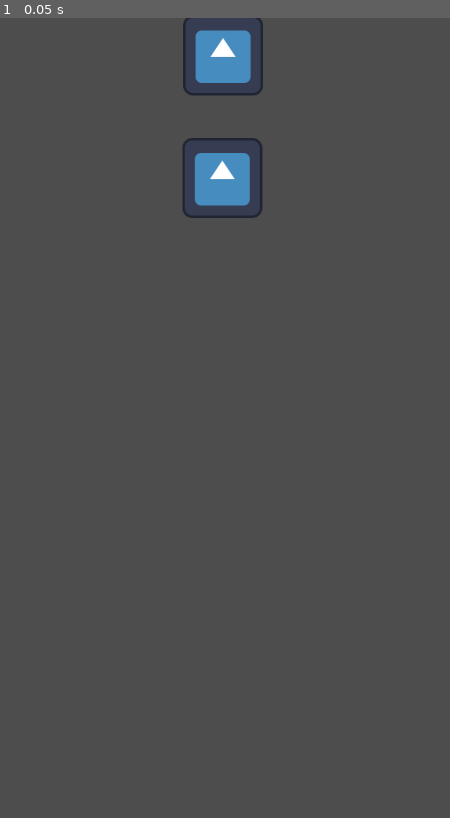
Above: before the commit, frame 1.
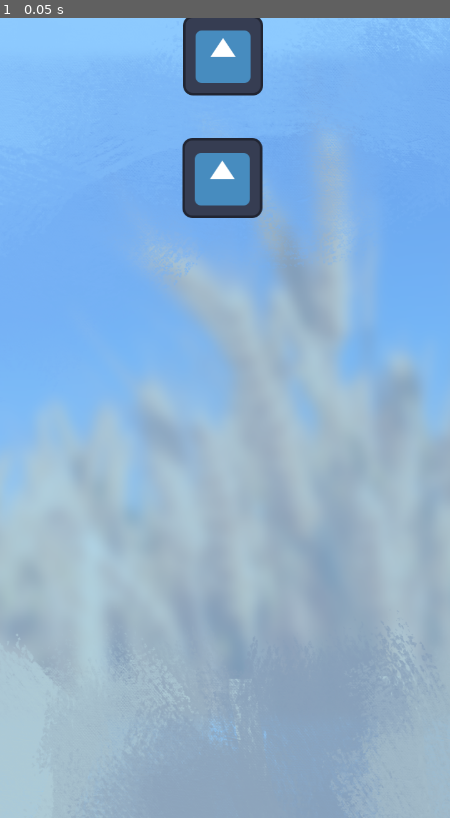
Above: after the commit, the same moment.

Repository: DannyIsYog/Trigo-Jump
Game: Godot game, scene res://Scenes/Game.tscn
The game is run twice, just before and just after one commit, with the same random seed, the same clock (stepped at 60 frames per second) and the same inputs. The engine's default icon, where the game draws it, is replaced by a stand-in: a white triangle on a blue panel in a dark square.
Inputs:
- Up to frame 1 (0.05 s): no input

The runs differ from the first frame. In frame 1, 97% of the frame differs, in the area x 0-100%, y 0-100%.

Commit message:
background

Diff:
--- a/Scenes/Game.tscn
+++ b/Scenes/Game.tscn
@@ -1,7 +1,8 @@
-[gd_scene load_steps=5 format=3 uid="uid://f8grf4gkunji"]
+[gd_scene load_steps=6 format=3 uid="uid://f8grf4gkunji"]
 
 [ext_resource type="Script" path="res://Scenes/Game.gd" id="1_bhlk3"]
 [ext_resource type="PackedScene" uid="uid://bohw3vx2x6mt8" path="res://Scenes/Platform.tscn" id="2_h0hfd"]
+[ext_resource type="Texture2D" uid="uid://bn0moyd2ikiyt" path="res://Assets/Sprites/Background.png" id="3_obkat"]
 
 [sub_resource type="Curve2D" id="Curve2D_lbvoq"]
 _data = {
@@ -34,3 +35,12 @@
 position = Vector2(0, 256)
 
 [node name="Platforms" type="Node" parent="."]
+
+[node name="ParallaxBackground" type="ParallaxBackground" parent="."]
+
+[node name="ParallaxLayer" type="ParallaxLayer" parent="ParallaxBackground"]
+
+[node name="Background" type="Sprite2D" parent="ParallaxBackground/ParallaxLayer"]
+scale = Vector2(0.666667, 0.666667)
+texture = ExtResource("3_obkat")
+centered = false
